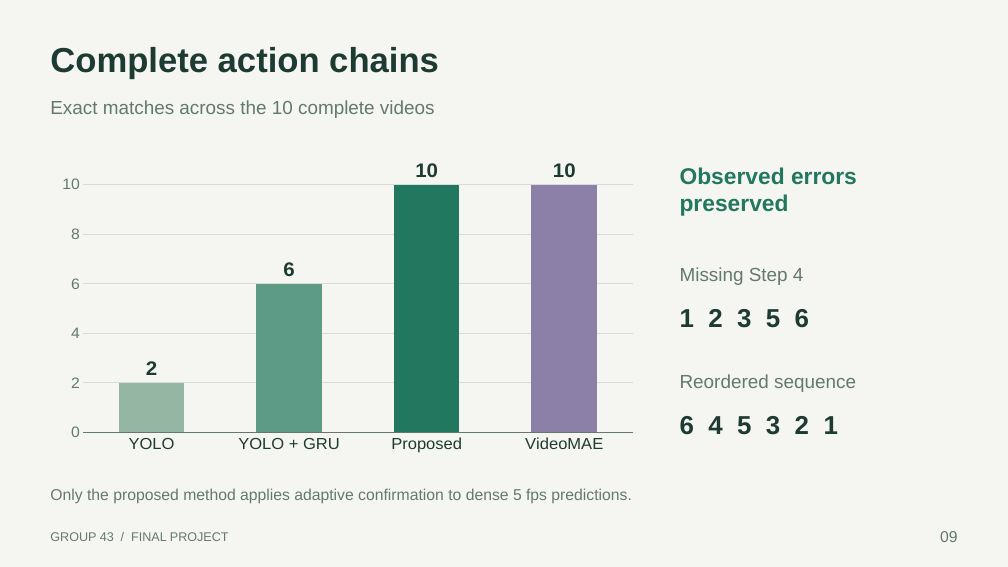
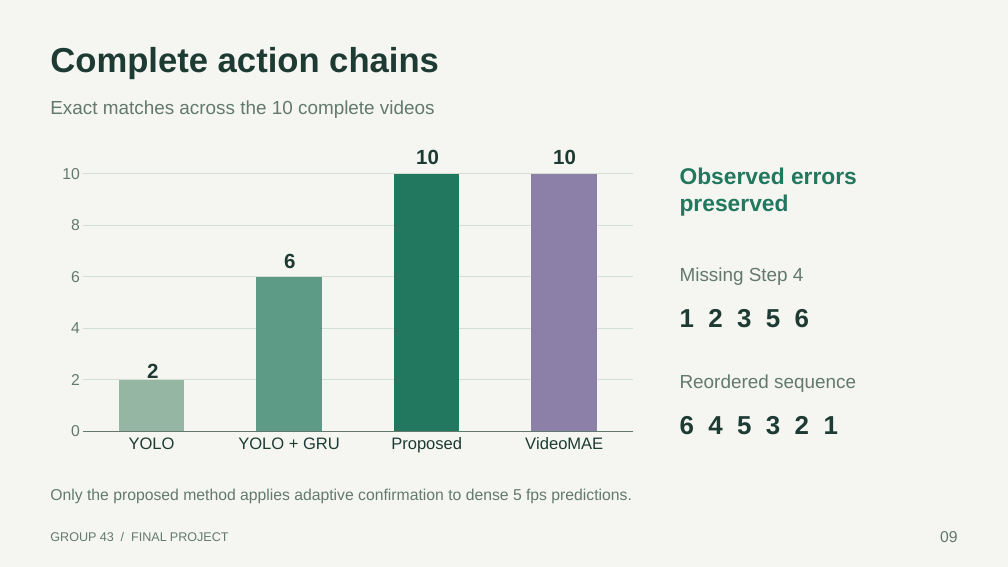
Before and after one commit to Frostash030612/handwash-who-six-step, a slide deck: slide 9 of docs/final_presentation/Handwashing_Final_Presentation.pptx. Drawn at 1008x567 pixels with LibreOffice and Linux fonts; fonts in the diff are those of the drawing. Boxes give left, top, right and bottom in pixels: in the first picture for what was removed or moved away, otherwise in the second. Text is boxed around its words. In the diff, an @@ line names an element or a change of style, - is before the commit and + after.

Commit message:
Raise chart labels on slide nine

```diff
--- a/docs/final_presentation/Handwashing_Final_Presentation.pptx
+++ b/docs/final_presentation/Handwashing_Final_Presentation.pptx
@@ text added at [416, 149, 439, 164], 19.5 pt, text #1D3B33, bold @@
+10
@@ text added at [553, 149, 576, 164], 19.5 pt, text #1D3B33, bold @@
+10
@@ column chart at [51, 159, 645, 458] @@
@@ data labels of Series 1 removed @@
@@ text added at [284, 253, 295, 268], 19.5 pt, text #1D3B33, bold @@
+6
@@ text added at [147, 362, 158, 379], 19.5 pt, text #1D3B33, bold @@
+2
```
